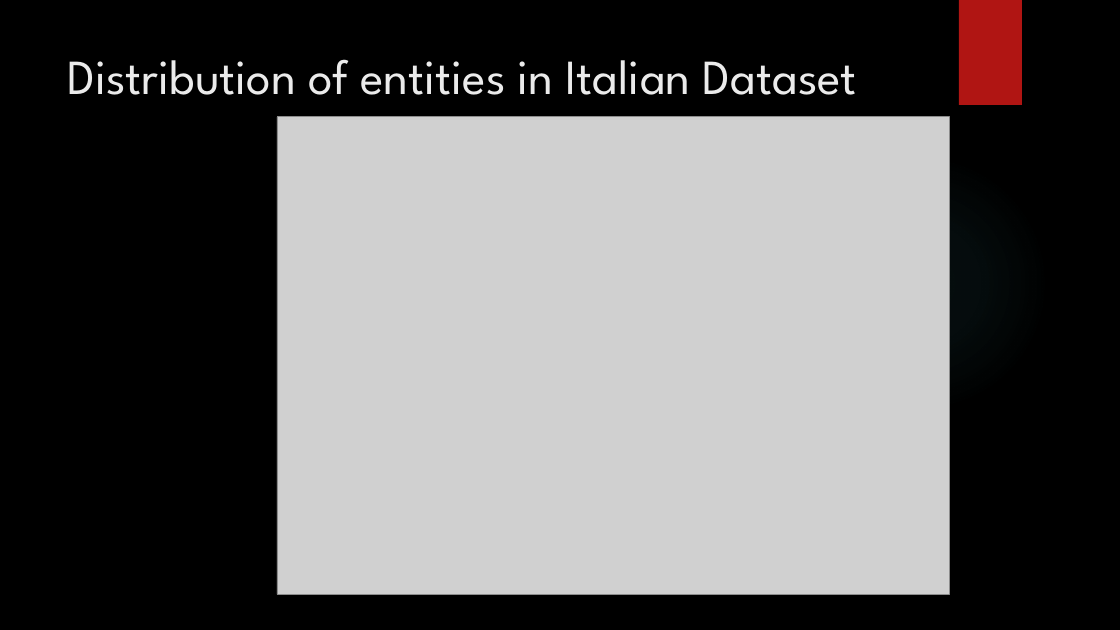
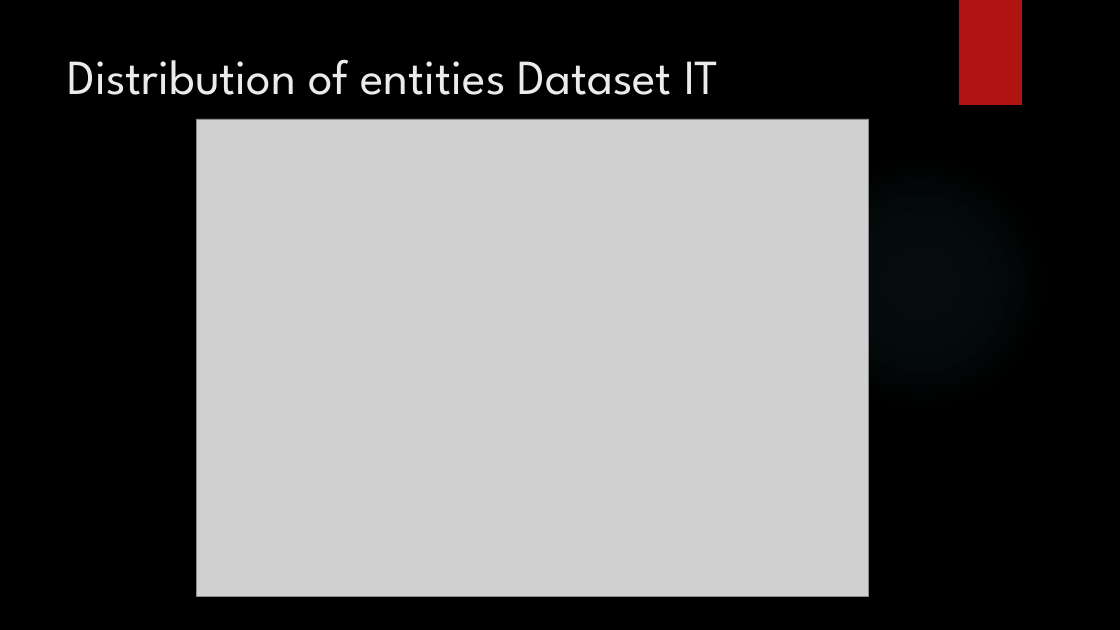
Before and after one commit to Beabir/TaskModule4_MNER, a slide deck: slide 17 of CAS NLP Module 4_jd_bb.pptx. Drawn at 1120x630 pixels with LibreOffice and Linux fonts; fonts in the diff are those of the drawing; grey boxes stand for pictures; background and template pictures are left out. Boxes give left, top, right and bottom in pixels: in the first picture for what was removed or moved away, otherwise in the second. Text is boxed around its words. In the diff, an @@ line names an element or a change of style, - is before the commit and + after.

```diff
--- a/CAS NLP Module 4_jd_bb.pptx
+++ b/CAS NLP Module 4_jd_bb.pptx
@@ title at (68,59,719,95): text changed @@
-Distribution of entities in Italian Dataset
+Distribution of entities Dataset IT
@@ picture: place and size @@
-picture at (277,117,949,595)
+picture at (197,119,869,597)
```
Also in this commit, not shown: 9 other slides changed, 2 slides added, 1 other file.
